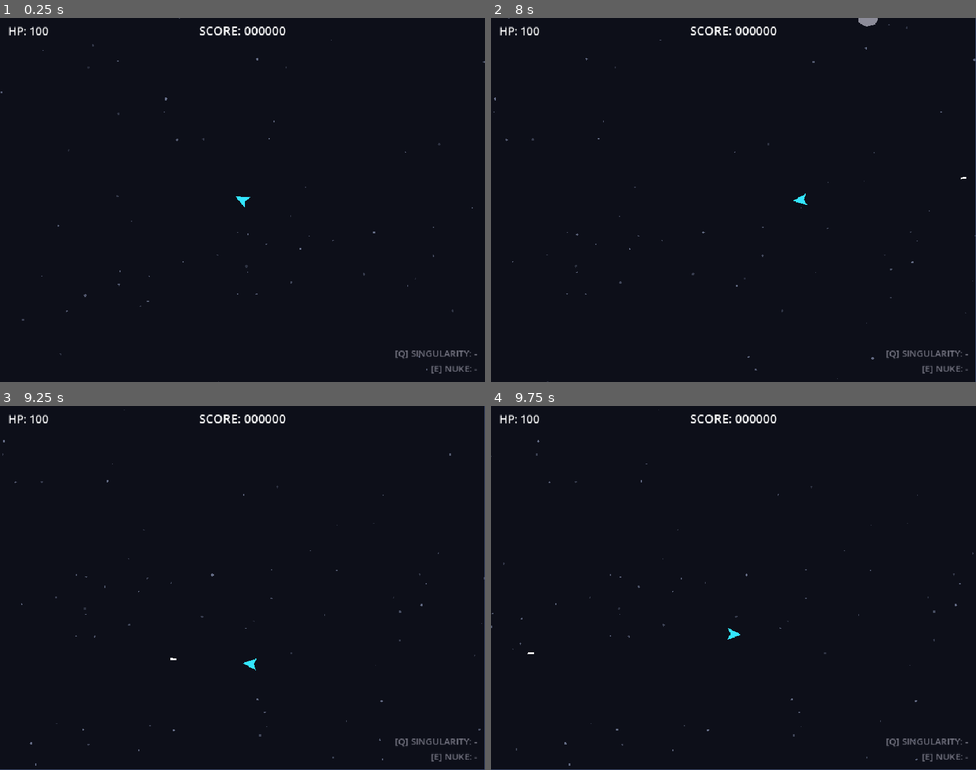
Above: before the commit, frames 1-4 (two rows, left to right).
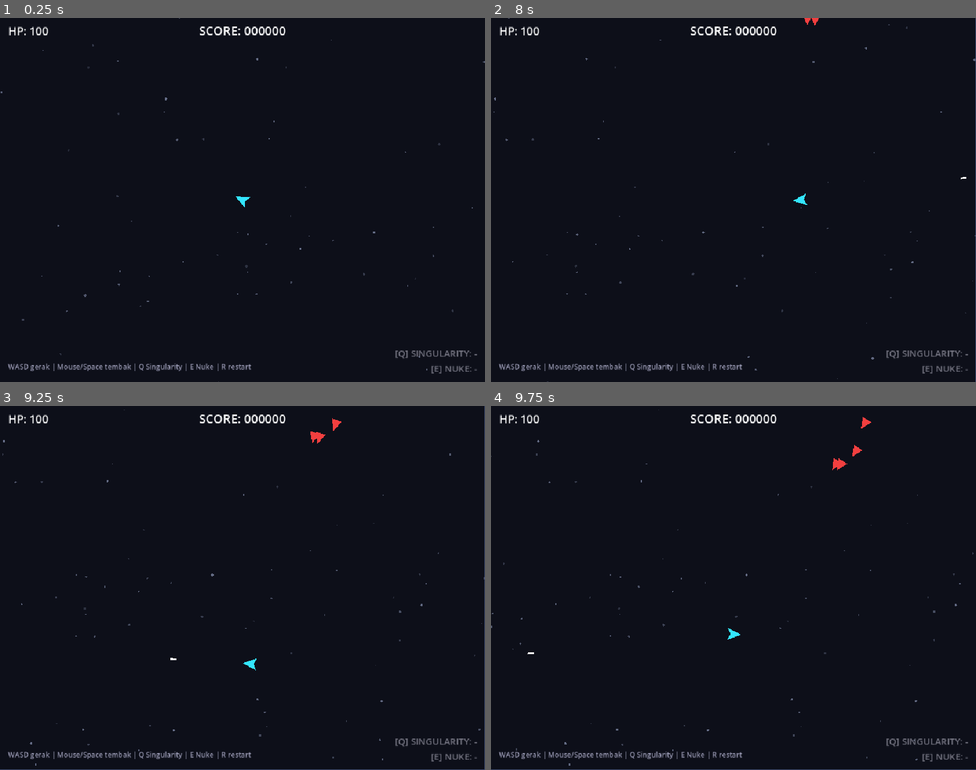
Above: after the commit, the same moments.

Repository: Jati-Jostar/IFEST-2026
Game: Godot game, scene res://scenes/main.tscn
Two runs of this game, one before a commit and one after it. Both use one fixed random seed, a clock stepped at 60 frames per second and the inputs below.
Inputs (mouse positions are in pixels of both pictures, inside the frame that each line leads up to):
- Up to frame 1 (0.25 s): no input
- Up to frame 2 (8 s): tap Enter at 0.5 s; move the mouse to (840, 181) at 0.52 s; hold D (move_right) 0.53-1.28 s; tap E (ability_nuke) every 2.25 s from 0.6 to 7.35 s; move the mouse to (636, 218) at 1.27 s; hold S (move_down) 1.28-2.03 s; tap Q (ability_singularity) at 1.35, 3.6, 5.85 s; tap R (restart) at 2, 2.75, 4.15, 5 s; move the mouse to (782, 119) at 2.02 s; press the mouse at (782, 119) at 2.03 s; hold D (move_right) 2.03-2.78 s; move the mouse to (709, 272) at 2.77 s; release the mouse at (709, 272) at 2.78 s; hold W (move_up) 2.78-3.53 s; move the mouse to (879, 254) at 3.52 s; hold A (move_left) 3.53-5.03 s; move the mouse to (588, 145) at 4.27 s; click (588, 145) at 4.35 s; move the mouse to (757, 200) at 5.02 s; hold S (move_down) 5.03-5.78 s; move the mouse to (660, 109) at 5.77 s; hold D (move_right) 5.78-6.53 s; move the mouse to (840, 181) at 6.52 s; press the mouse at (840, 181) at 6.53 s; hold W (move_up) 6.53-7.28 s; move the mouse to (636, 218) at 7.27 s; release the mouse at (636, 218) at 7.28 s; hold D (move_right) from 7.28 s (still down)
- Up to frame 3 (9.25 s): move the mouse to (291, 507) at 8.02 s; release D (move_right) at 8.03 s; hold S (move_down) 8.03-8.78 s; tap Q (ability_singularity) at 8.1 s; move the mouse to (218, 660) at 8.77 s; hold A (move_left) from 8.78 s (still down); click (218, 660) at 8.85 s
- Up to frame 4 (9.75 s): move the mouse to (879, 642) at 9.52 s; release A (move_left) at 9.53 s; hold W (move_up) from 9.53 s (still down); tap E (ability_nuke) at 9.6 s

The runs differ from the first frame. In frame 1, 0.4% of the frame differs, in the area x 1-52%, y 94-97%; in frame 2, 0.6%; in frame 3, 0.5%; in frame 4, 0.6%, in the area x 1-79%, y 3-97%.

Commit message:
Phase 7 polish and balance: Game over, restart, UI animation, milestone effects, difficulty ramp, self-damage tuning, performance pass.

Diff:
--- a/scenes/ui.tscn
+++ b/scenes/ui.tscn
@@ -61,3 +61,58 @@
 theme_override_font_sizes/font_size = 18
 text = "[E] NUKE: -"
 horizontal_alignment = 2
+
+[node name="ControlsLabel" type="Label" parent="."]
+anchor_top = 1.0
+anchor_bottom = 1.0
+offset_left = 16.0
+offset_top = -40.0
+offset_right = 500.0
+offset_bottom = -14.0
+theme_override_font_sizes/font_size = 14
+theme_override_colors/font_color = Color(0.6, 0.6, 0.7, 1)
+text = "WASD gerak | Mouse/Space tembak | Q Singularity | E Nuke | R restart"
+
+[node name="GameOverPanel" type="Control" parent="."]
+visible = false
+anchor_right = 1.0
+anchor_bottom = 1.0
+mouse_filter = 2
+
+[node name="Dim" type="ColorRect" parent="GameOverPanel"]
+anchor_right = 1.0
+anchor_bottom = 1.0
+mouse_filter = 2
+color = Color(0, 0, 0.02, 0.7)
+
+[node name="Center" type="CenterContainer" parent="GameOverPanel"]
+anchor_right = 1.0
+anchor_bottom = 1.0
+mouse_filter = 2
+
+[node name="VBox" type="VBoxContainer" parent="GameOverPanel/Center"]
+theme_override_constants/separation = 14
+alignment = 1
+
+[node name="Title" type="Label" parent="GameOverPanel/Center/VBox"]
+theme_override_font_sizes/font_size = 52
+theme_override_colors/font_color = Color(1, 0.35, 0.3, 1)
+text = "GAME OVER"
+horizontal_alignment = 1
+
+[node name="FinalScore" type="Label" parent="GameOverPanel/Center/VBox"]
+theme_override_font_sizes/font_size = 28
+text = "SCORE: 000000"
+horizontal_alignment = 1
+
+[node name="BestChain" type="Label" parent="GameOverPanel/Center/VBox"]
+theme_override_font_sizes/font_size = 28
+theme_override_colors/font_color = Color(1, 0.8, 0.3, 1)
+text = "BEST CHAIN: x0"
+horizontal_alignment = 1
+
+[node name="RestartHint" type="Label" parent="GameOverPanel/Center/VBox"]
+theme_override_font_sizes/font_size = 20
+theme_override_colors/font_color = Color(0.7, 0.7, 0.8, 1)
+text = "Press R to Restart"
+horizontal_alignment = 1
--- a/scripts/game_balance.gd
+++ b/scripts/game_balance.gd
@@ -40,13 +40,23 @@
 var heavy_contact_damage: int = 15     # sakit kalau kena tabrak
 # (ledakan besar saat mati menyusul di Phase 4)
 
-# ============ ENEMY SPAWNING ============
-var enemy_spawn_interval: float = 2.5  # jeda antar gelombang spawn (detik) — ramp kesulitan di Phase 7
-var heavy_spawn_every: int = 8         # setiap spawn ke-N adalah Heavy (sisanya grup Swarm)
-var swarm_group_min: int = 2           # swarm muncul bergerombol supaya esensi chain terlihat
+# ============ ENEMY SPAWNING & DIFFICULTY RAMP ============
+# Awal: gerombolan swarm saja. Asteroid dan Heavy menyusul, dan jeda
+# spawn memendek perlahan sampai kesulitan penuh tercapai.
+var enemy_spawn_interval_start: float = 2.5  # jeda antar gelombang di awal game (detik)
+var enemy_spawn_interval_min: float = 1.1    # jeda tercepat saat kesulitan penuh
+var difficulty_ramp_time: float = 120.0      # detik untuk mencapai kesulitan penuh
+var heavy_start_time: float = 25.0           # Heavy baru muncul setelah detik ini
+var asteroid_start_time: float = 12.0        # asteroid baru muncul setelah detik ini
+var heavy_spawn_every: int = 8               # setiap spawn ke-N adalah Heavy (sisanya grup Swarm)
+var swarm_group_min: int = 2                 # swarm muncul bergerombol supaya esensi chain terlihat
 var swarm_group_max: int = 4
-var swarm_group_spread: float = 45.0   # sebaran acak anggota grup dari titik spawn (pixel)
-var max_enemies: int = 40              # batas musuh di layar (jaga performa browser)
+var swarm_group_spread: float = 45.0         # sebaran acak anggota grup dari titik spawn (pixel)
+var max_enemies: int = 40                    # batas musuh di layar (jaga performa browser)
+
+# ============ GAME OVER ============
+var game_over_slowmo_scale: float = 0.25     # slow-motion saat player mati
+var game_over_slowmo_time: float = 1.0       # lama slow-motion (detik real)
 
 # ============ ASTEROID (objek netral abu-abu) ============
 var asteroid_hp: int = 20                # 2 peluru
--- a/scripts/juice.gd
+++ b/scripts/juice.gd
@@ -13,6 +13,10 @@
 
 const BASE_SHAKE_DECAY := 10.0   # peluruhan shake (intensitas/detik) saat idle
 const HITSTOP_TIME_SCALE := 0.05
+
+# Time scale "normal" saat ini — hitstop selalu pulih ke nilai ini.
+# Diubah oleh main saat slow-motion game over.
+var base_time_scale: float = 1.0
 
 var _shake_strength: float = 0.0
 var _shake_decay: float = BASE_SHAKE_DECAY
@@ -71,7 +75,7 @@
 			break
 		# Timer real-time (abaikan time_scale) supaya hitstop bisa berakhir.
 		await get_tree().create_timer(remaining_ms / 1000.0, true, false, true).timeout
-	Engine.time_scale = 1.0
+	Engine.time_scale = base_time_scale
 	_hitstop_active = false
 
 
--- a/scripts/main.gd
+++ b/scripts/main.gd
@@ -13,6 +13,8 @@
 var _asteroid_timer: float = 0.0
 var _pickup_timer: float = 6.0   # drop pertama cepat supaya player segera kenal ability
 var _next_pickup_is_singularity: bool = true
+var _elapsed: float = 0.0        # waktu bermain, untuk difficulty ramp
+var _game_over: bool = false
 
 @onready var arena_border: Line2D = $ArenaBorder
 @onready var player: CharacterBody2D = $Player
@@ -21,12 +23,18 @@
 
 
 func _ready() -> void:
+	# Pulihkan kecepatan normal — restart bisa terjadi saat slow-motion
+	# game over masih aktif (autoload Juice tidak ikut ke-reset).
+	Engine.time_scale = 1.0
+	Juice.base_time_scale = 1.0
+
 	# Sambungkan sistem pusat: ChainManager -> UI, Player -> UI.
 	chain_manager.score_changed.connect(ui.set_score)
 	chain_manager.chain_changed.connect(ui.set_chain)
 	chain_manager.chain_ended.connect(ui.on_chain_ended)
 	player.hp_changed.connect(ui.set_hp)
 	player.abilities_changed.connect(ui.set_abilities)
+	player.player_died.connect(_on_player_died)
 	ui.set_hp(GameBalance.player_max_hp)
 	ui.set_score(0)
 	ui.set_abilities(false, false)
@@ -47,23 +55,45 @@
 	# Cegah efek "meluncur" di frame pertama setelah player dipindah paksa.
 	player.reset_physics_interpolation()
 
-	_spawn_timer = GameBalance.enemy_spawn_interval
+	_spawn_timer = GameBalance.enemy_spawn_interval_start
 
 
 func _process(delta: float) -> void:
+	if _game_over:
+		return  # berhenti spawn; restart tetap bisa lewat _unhandled_input
+	_elapsed += delta
 	_spawn_timer -= delta
 	if _spawn_timer <= 0.0:
-		_spawn_timer = GameBalance.enemy_spawn_interval
+		_spawn_timer = _current_spawn_interval()
 		_try_spawn_enemy()
-	_asteroid_timer -= delta
-	if _asteroid_timer <= 0.0:
-		_asteroid_timer = GameBalance.asteroid_spawn_interval
-		_try_spawn_asteroid()
+	if _elapsed >= GameBalance.asteroid_start_time:
+		_asteroid_timer -= delta
+		if _asteroid_timer <= 0.0:
+			_asteroid_timer = GameBalance.asteroid_spawn_interval
+			_try_spawn_asteroid()
 	_pickup_timer -= delta
 	if _pickup_timer <= 0.0:
 		_pickup_timer = randf_range(
 			GameBalance.ability_drop_interval_min, GameBalance.ability_drop_interval_max)
 		_try_spawn_pickup()
+
+
+# Jeda spawn memendek linear seiring waktu bermain (difficulty ramp).
+func _current_spawn_interval() -> float:
+	var t: float = clampf(_elapsed / GameBalance.difficulty_ramp_time, 0.0, 1.0)
+	return lerpf(GameBalance.enemy_spawn_interval_start, GameBalance.enemy_spawn_interval_min, t)
+
+
+func _on_player_died() -> void:
+	_game_over = true
+	AudioManager.play("game_over")
+	# Slow-motion sesaat, lalu layar game over fade in.
+	Juice.base_time_scale = GameBalance.game_over_slowmo_scale
+	Engine.time_scale = GameBalance.game_over_slowmo_scale
+	ui.show_game_over(chain_manager.score, chain_manager.highest_chain)
+	await get_tree().create_timer(GameBalance.game_over_slowmo_time, true, false, true).timeout
+	Juice.base_time_scale = 1.0
+	Engine.time_scale = 1.0
 
 
 func _unhandled_input(event: InputEvent) -> void:
@@ -77,7 +107,8 @@
 	if get_tree().get_nodes_in_group("enemies").size() >= GameBalance.max_enemies:
 		return
 	_spawn_count += 1
-	if _spawn_count % GameBalance.heavy_spawn_every == 0:
+	var heavy_unlocked := _elapsed >= GameBalance.heavy_start_time
+	if heavy_unlocked and _spawn_count % GameBalance.heavy_spawn_every == 0:
 		_spawn_one(HEAVY_SCENE, _random_edge_position())
 	else:
 		# Swarm muncul bergerombol dari satu titik — gerombolan = bahan chain.
--- a/scripts/player.gd
+++ b/scripts/player.gd
@@ -111,7 +111,7 @@
 	_is_dead = true
 	hide()
 	AudioManager.play("player_death", global_position)
-	print("GAME OVER — tekan R untuk restart (layar game over menyusul di Phase 7)")
+	Juice.spawn_ring(global_position, 60.0, Color(0.3, 0.9, 1.0, 1.0), 0.4)
 	player_died.emit()
 
 
--- a/scripts/ui.gd
+++ b/scripts/ui.gd
@@ -8,6 +8,9 @@
 @onready var chain_label: Label = $ChainLabel
 @onready var singularity_label: Label = $SingularityLabel
 @onready var nuke_label: Label = $NukeLabel
+@onready var game_over_panel: Control = $GameOverPanel
+@onready var final_score_label: Label = $GameOverPanel/Center/VBox/FinalScore
+@onready var best_chain_label: Label = $GameOverPanel/Center/VBox/BestChain
 
 const COLOR_READY_SINGULARITY := Color(0.45, 0.65, 1.0)
 const COLOR_READY_NUKE := Color(1.0, 0.85, 0.3)
@@ -57,6 +60,16 @@
 	Juice.punch_scale(chain_label, 1.2, 0.15)
 
 
+# Layar game over: fade in, bukan muncul mendadak.
+func show_game_over(score: int, best_chain: int) -> void:
+	final_score_label.text = "SCORE: %06d" % score
+	best_chain_label.text = "BEST CHAIN: x%d" % best_chain
+	game_over_panel.visible = true
+	game_over_panel.modulate = Color(1, 1, 1, 0)
+	var tw := game_over_panel.create_tween()
+	tw.tween_property(game_over_panel, "modulate:a", 1.0, 0.6)
+
+
 func on_chain_ended(_final_count: int, _highest: int) -> void:
 	if not chain_label.visible:
 		return
Not shown, changed: README.md
